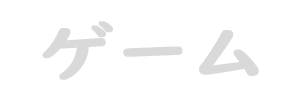
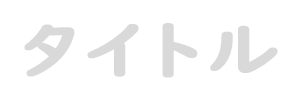
Layers edited between the first and the second (300, 100) image:
showed "タイトル" over [24,23,278,78]
hid "ゲーム" over [42,21,259,80]
showed "背景" over [24,21,278,80]
